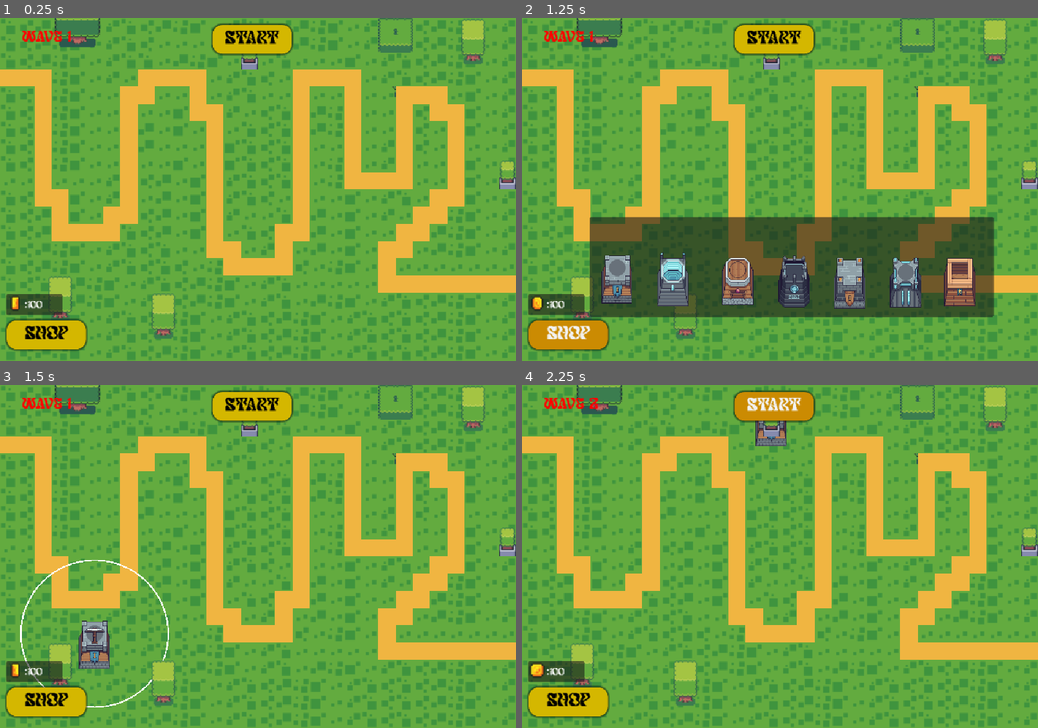
Above: before the commit, frames 1-4 (two rows, left to right).
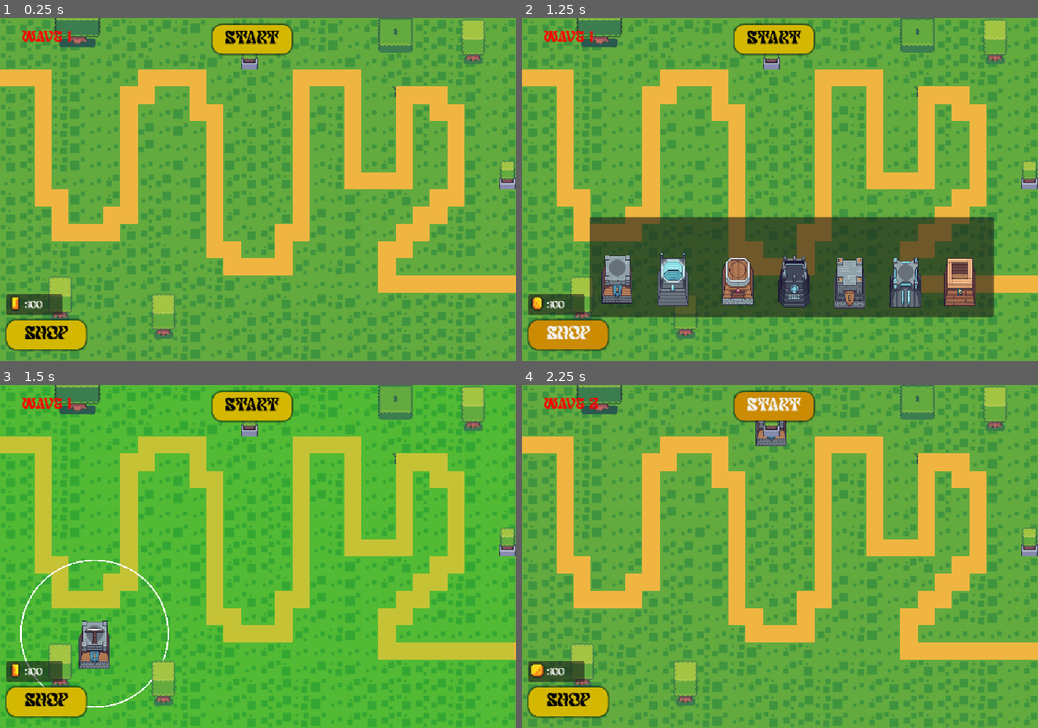
Above: after the commit, the same moments.

Repository: NNKD-Kevin/tower-defense
Game: Godot game, scene res://scenes/main.tscn
Same seed, same stepped clock (60 frames per second), same inputs: the game is played once before the commit and once after it.
Inputs (mouse positions are in pixels of both pictures, inside the frame that each line leads up to):
- Up to frame 1 (0.25 s): no input
- Up to frame 2 (1.25 s): click "Shop" at 0.5 s
- Up to frame 3 (1.5 s): click (98, 638) at 1.25 s
- Up to frame 4 (2.25 s): click "Start" at 2 s

Frames 1-2 are identical in both runs. In frame 3, 17% of the frame differs, in the area x 0-100%, y 15-81%; in frame 4, nothing differs.

Commit message:
Completing tower placing

Diff:
--- a/tower-defense/scenes/main.tscn
+++ b/tower-defense/scenes/main.tscn
@@ -914,6 +914,16 @@
 format = 2
 layer_0/tile_data = PackedInt32Array(196608, 589824, 8, 196609, 589824, 8, 196610, 589824, 8, 262146, 589824, 8, 327682 …(1842 unchanged characters)…
 
+[node name="GreenOverlay" type="ColorRect" parent="." unique_id=1651344357]
+offset_right = 1047.0
+offset_bottom = 702.0
+color = Color(0, 1, 0, 0.1764706)
+
+[node name="RedOverlay" type="ColorRect" parent="." unique_id=751961296]
+offset_right = 1047.0
+offset_bottom = 702.0
+color = Color(1, 0, 0, 0.1764706)
+
 [node name="CanvasLayer" type="CanvasLayer" parent="." unique_id=544640337]
 
 [node name="Start" type="Button" parent="CanvasLayer" unique_id=922936099]
--- a/tower-defense/scenes/tower.tscn
+++ b/tower-defense/scenes/tower.tscn
@@ -1513,6 +1513,8 @@
 size = Vector2(66, 127.25)
 
 [node name="Node2D" type="CharacterBody2D" unique_id=1327188346]
+collision_layer = 4
+collision_mask = 4
 script = ExtResource("1_ay4al")
 
 [node name="Base" type="AnimatedSprite2D" parent="." unique_id=1773876083]
@@ -1523,7 +1525,7 @@
 [node name="Weapon" type="AnimatedSprite2D" parent="." unique_id=983096380]
 position = Vector2(0, -1)
 sprite_frames = SubResource("SpriteFrames_23jat")
-animation = &"8_2fire"
+animation = &"7_2fire"
 
 [node name="CollisionShape2D" type="CollisionShape2D" parent="." unique_id=1088451784]
 position = Vector2(0, 25.625)
--- a/tower-defense/scripts/game_control.gd
+++ b/tower-defense/scripts/game_control.gd
@@ -4,12 +4,17 @@
 @onready var coin_count: Label = $CanvasLayer/CoinCount/Label
 @onready var panel: Panel = $CanvasLayer/Panel
 @onready var map_1: Node2D = $Map1
+@onready var green_overlay: ColorRect = $GreenOverlay
+@onready var red_overlay: ColorRect = $RedOverlay
 
 var shop_on=false
 var spawning=false
 var enemy=preload('res://scenes/enemy.tscn')
 var index=0
 var to_spawn=[]
+func _ready() -> void:
+	green_overlay.visible=false
+	red_overlay.visible=false
 
 func _input(event: InputEvent) -> void:
 	if Input.is_action_just_pressed("spawn"):
@@ -24,6 +29,9 @@
 	wave_count.text='Wave '+str(Global.wave)
 	coin_count.text=':'+str(Global.coins)
 	panel.visible=shop_on
+	green_overlay.visible=Global.build_valid and Global.building_mode
+	red_overlay.visible= not Global.build_valid and Global.building_mode
+
 
 
 
@@ -60,8 +68,11 @@
 	e.add_to_group('towers')
 	e.type=type
 	e.road=map_1
+	e.add_collision_exception_with(e)
 	add_child(e)
 	shop_on= not shop_on
+	Global.building_mode=true
+
 func _on_tower_1_pressed() -> void:
 	buy_tower('1')
 
--- a/tower-defense/scripts/global.gd
+++ b/tower-defense/scripts/global.gd
@@ -4,3 +4,4 @@
 var enemies=[]
 var coins=100
 var build_valid=false
+var building_mode=false
--- a/tower-defense/scripts/tower.gd
+++ b/tower-defense/scripts/tower.gd
@@ -1,4 +1,5 @@
-extends Node2D
+extends CharacterBody2D
+class_name Tower
 @onready var base: AnimatedSprite2D = $Base
 @onready var weapon: AnimatedSprite2D = $Weapon
 @onready var cooldown: Timer = $Node/cooldown
@@ -7,6 +8,7 @@
 const bottom=85
 const left=20
 const right=20
+const speed=2000
 var road:Node2D
 var exclusion:TileMap
 var type='1'
@@ -20,13 +22,14 @@
 var menu_on=false
 var mouse_on=true
 var dragging=true
-
+var overlapping_tower=false
 func _ready():
 	cooldown.start()
 	weapon.play(type+'_'+str(level))
 	if road:
 		exclusion = road.get_node('TowerExclusion') as TileMap
 	base.play(type+'_1')
+	global_position=Vector2(600,-100)
 func fire():
 	match type:
 		"1":
@@ -42,8 +45,9 @@
 	if mouse_on and Input.is_action_just_pressed("drag"):
 		if dragging and Global.build_valid:
 			dragging=false
-		elif not dragging:
-			menu_on=true
+		elif dragging and not Global.build_valid:
+			queue_free()
+		Global.building_mode=false
 		queue_redraw()
 
 func _draw() -> void:
@@ -62,20 +66,21 @@
 
 	var cell = exclusion.local_to_map(exclusion.to_local(mouse_pos))
 	global_position=exclusion.to_global(exclusion.map_to_local(cell))
-	Global.build_valid = area_free(global_position)
+	Global.build_valid = area_free(global_position) and not overlapping_tower
 
 func area_free(center):
-	var top_left=exclusion.local_to_map(exclusion.to_local(center + Vector2(left, top)))
+	var top_left=exclusion.local_to_map(exclusion.to_local(center + Vector2(-left, -top)))
 	var bottom_right=exclusion.local_to_map(exclusion.to_local(center + Vector2(right, bottom)))
 	for x in range(top_left.x,bottom_right.x+1):
 		for y in range(top_left.y,bottom_right.y+1):
 			if exclusion.get_cell_source_id(0, Vector2i(x, y)) != -1:
 				return false
 	return true
+
+
 func _process(delta: float) -> void:
 	base.global_position=global_position+Vector2(0,-(3-level)*9+26)
 	if dragging:
-		global_position=get_global_mouse_position()
 		check_valid_build()
 	else:
 		if len(Global.enemies)>0:
@@ -89,6 +94,18 @@
 						cooldown.wait_time=cooldown_time
 						cooldown.start()
 					break
+func _physics_process(delta: float) -> void:
+	if not dragging:
+		return
+	overlapping_tower=false
+	var mouse_pos=get_global_mouse_position()
+	var direction=(mouse_pos-position).normalized()
+	velocity=direction*speed
+	var collision=move_and_collide(velocity*delta)
+	if global_position.distance_to(mouse_pos)<50:
+		global_position=mouse_pos
+	if collision and collision.get_collider() is Tower:
+		overlapping_tower=true
 
 
 
